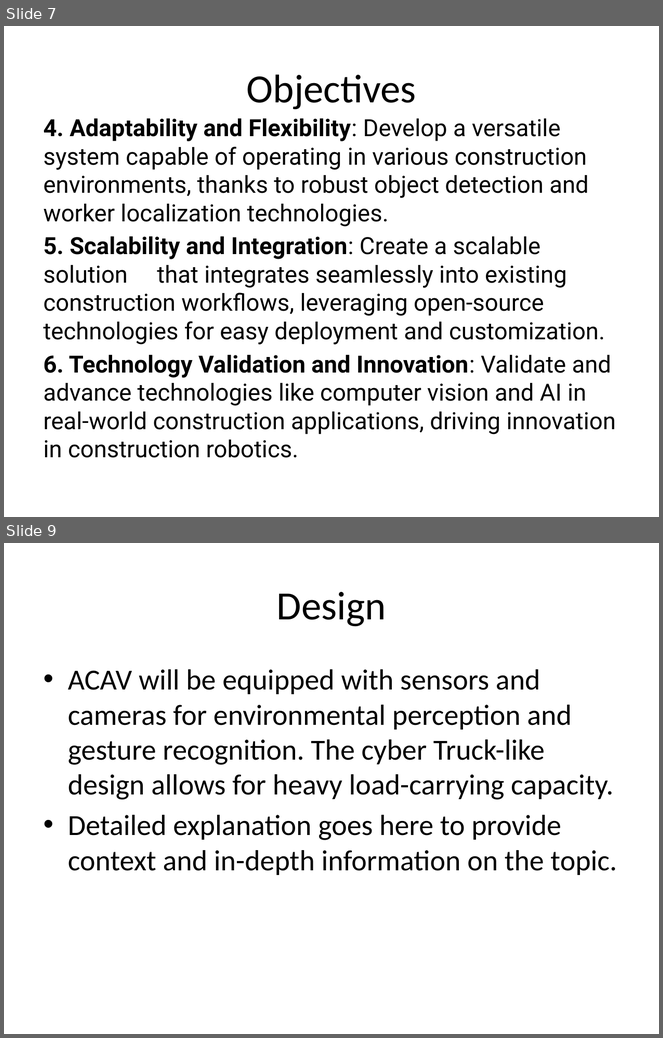
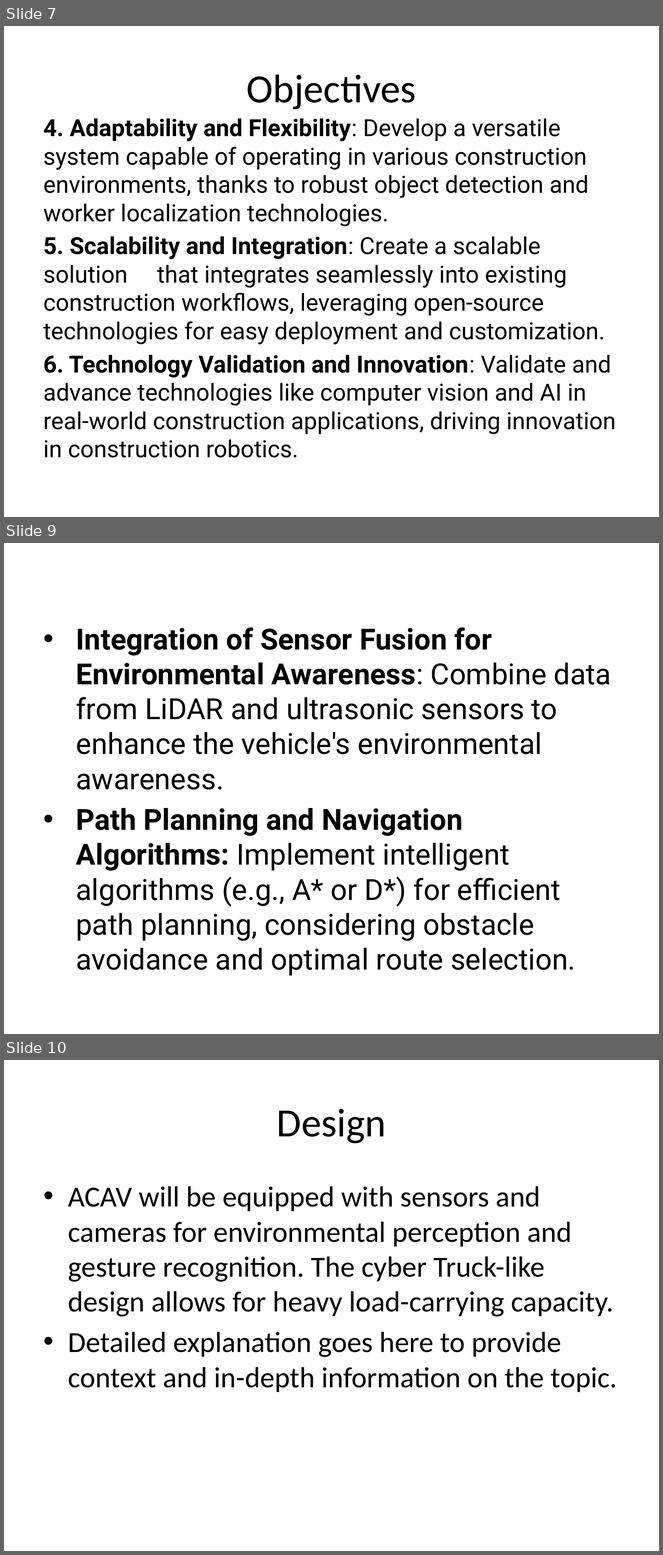
Before and after one commit to Dawn-Of-Justice/ACAV, a slide deck: MiniProj.pptx. Shown one above the other, each under a label of ours: slides 7 and 9 before the commit, slides 7, 9 and 10 after it; the slides between them are not shown. The pictures are 663x1038 and 663x1555 pixels, drawn with LibreOffice and Linux fonts; fonts in the diff are those of the drawing. Boxes give left, top, right and bottom in pixels: in the first picture for what was removed or moved away, otherwise in the second. Text is boxed around its words. In the diff, an @@ line names an element or a change of style, - is before the commit and + after.

```diff
--- a/MiniProj.pptx
+++ b/MiniProj.pptx
@@ slide 9 added at (4,543,659,1034), background #FFFFFF @@
@@ text added at (76,627,612,976), 32 pt, text #000000 @@
+• Integration of Sensor Fusion for Environmental Awareness: Combine data from LiDAR and ultrasonic sensors to enhance the vehicle's environmental awareness.
+• Path Planning and Navigation Algorithms: Implement intelligent algorithms (e.g., A* or D*) for efficient path planning, considering obstacle avoidance and optimal route selection.
@@ what was slide 9 is now slide 10 @@
```
Also in this commit, not shown: 1 slide changed.
